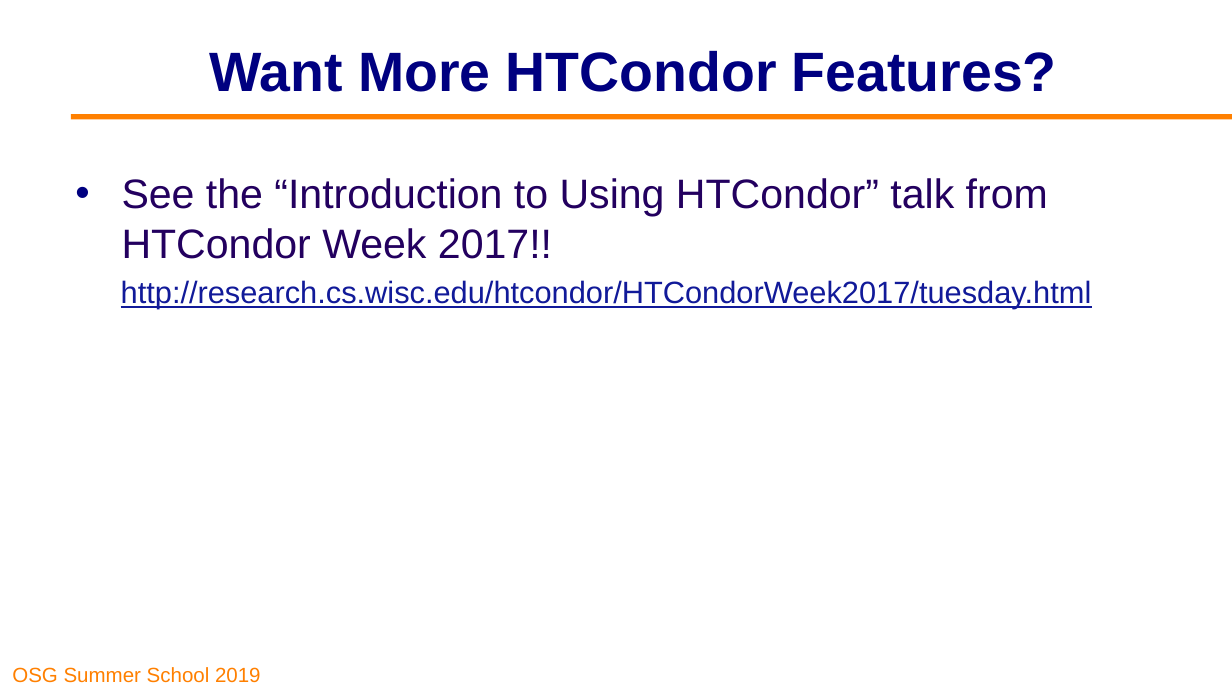
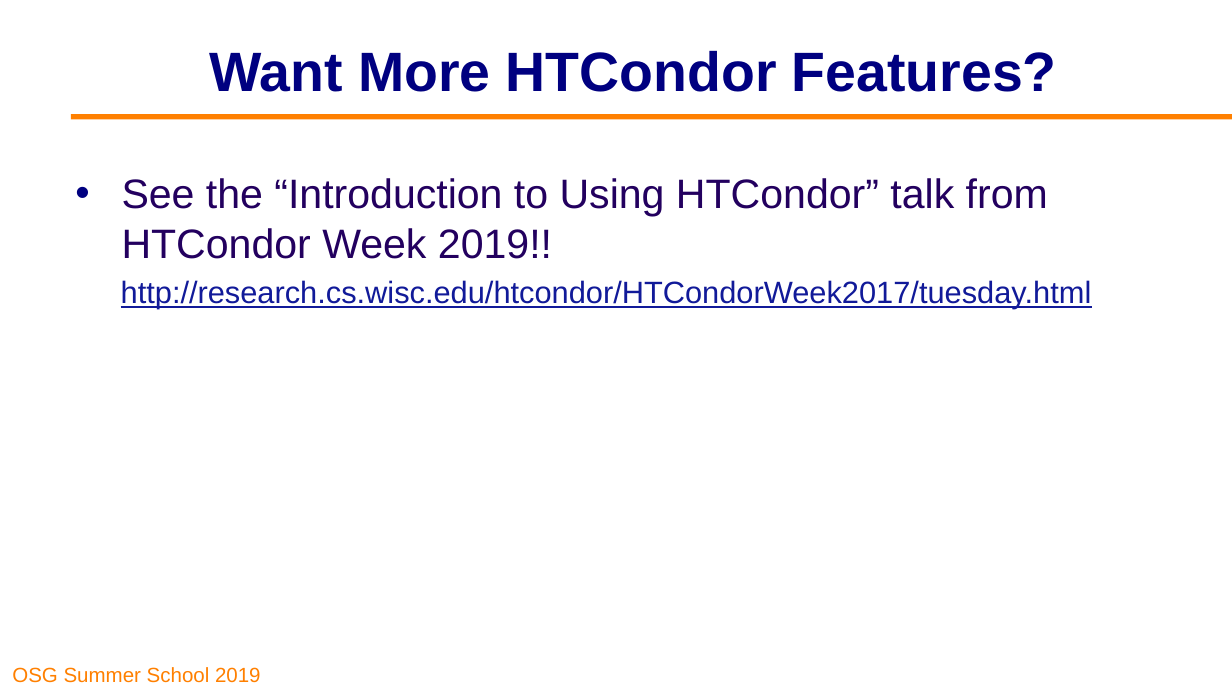
Before and after one commit to opensciencegrid/user-school-2019, a slide deck: slide 34 of docs/materials/day1/files/osgus19-day1-part3-matching-handling.pptx. Drawn at 1232x693 pixels with LibreOffice and Linux fonts; fonts in the diff are those of the drawing; background and template pictures are left out. Boxes give left, top, right and bottom in pixels: in the first picture for what was removed or moved away, otherwise in the second. Text is boxed around its words. In the diff, an @@ line names an element or a change of style, - is before the commit and + after.

```diff
--- a/docs/materials/day1/files/osgus19-day1-part3-matching-handling.pptx
+++ b/docs/materials/day1/files/osgus19-day1-part3-matching-handling.pptx
@@ text at [122, 178, 1048, 259]: text changed @@
-• See the “Introduction to Using HTCondor” talk from HTCondor Week 2017!!
+• See the “Introduction to Using HTCondor” talk from HTCondor Week 2019!!
```
Also in this commit, not shown: 2 other slides changed, 2 other files.
